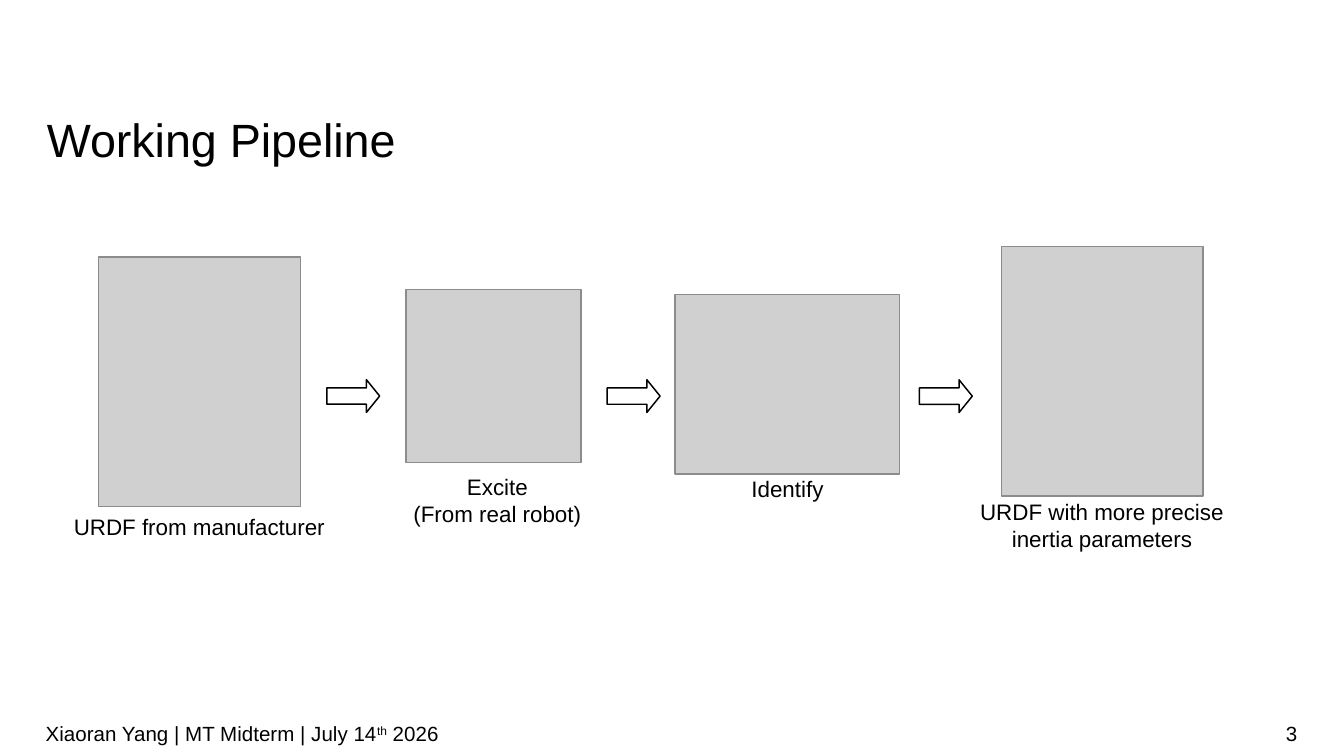
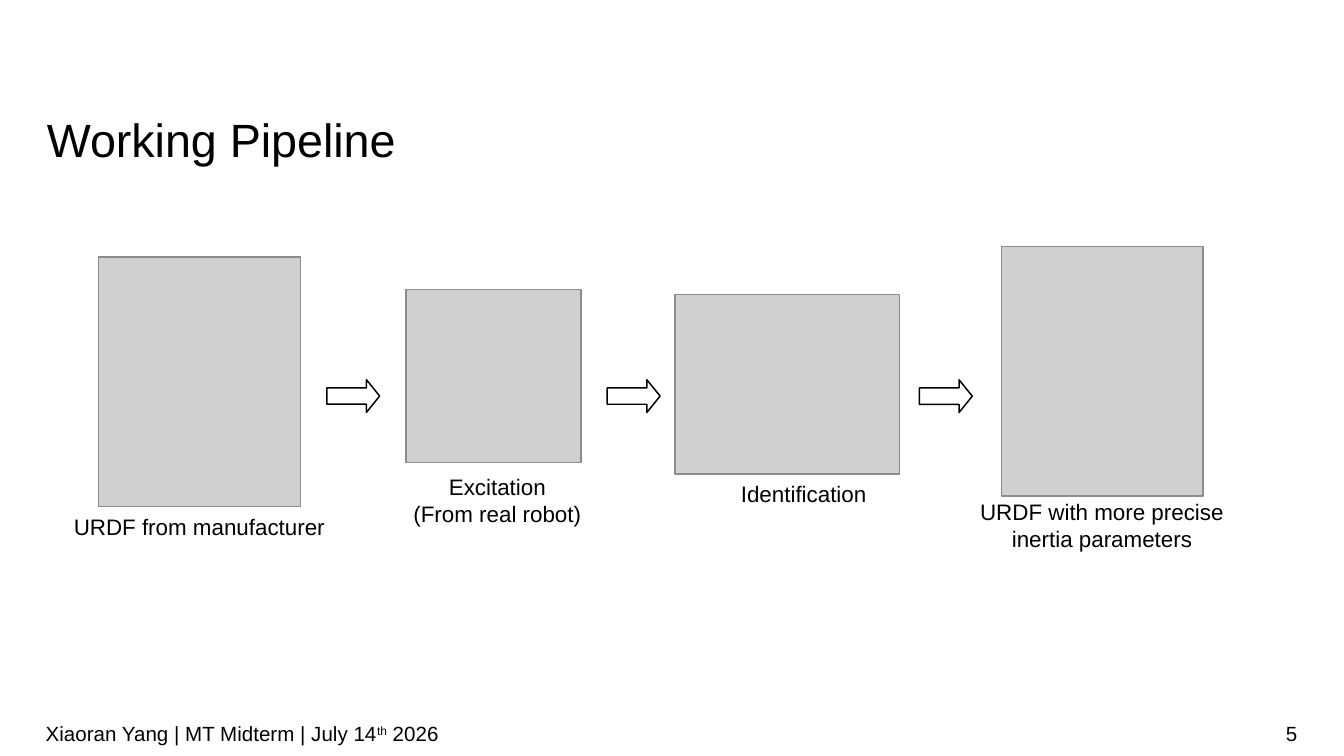
Before and after one commit to IDoccupled/identification, a slide deck: slide 5 of presentation/Midterm.odp (slide 3 before the commit). Drawn at 1344x756 pixels with LibreOffice and Linux fonts; fonts in the diff are those of the drawing; grey boxes stand for pictures; background and template pictures are left out. Boxes give left, top, right and bottom in pixels: in the first picture for what was removed or moved away, otherwise in the second. Text is boxed around its words. In the diff, an @@ line names an element or a change of style, - is before the commit and + after.

```diff
--- a/presentation/Midterm.odp
+++ b/presentation/Midterm.odp
@@ text at box(449, 478, 546, 496): text changed @@
-Excite
+Excitation
@@ text added at box(741, 485, 866, 503), 12 pt, text #000000 @@
+Identification
@@ text removed at box(751, 480, 823, 502) @@
-Identify
@@ page number at box(1286, 727, 1297, 742): text changed @@
-3
+5
```
Also in this commit, not shown: 8 other slides changed, 2 slides added, 1 other file.
